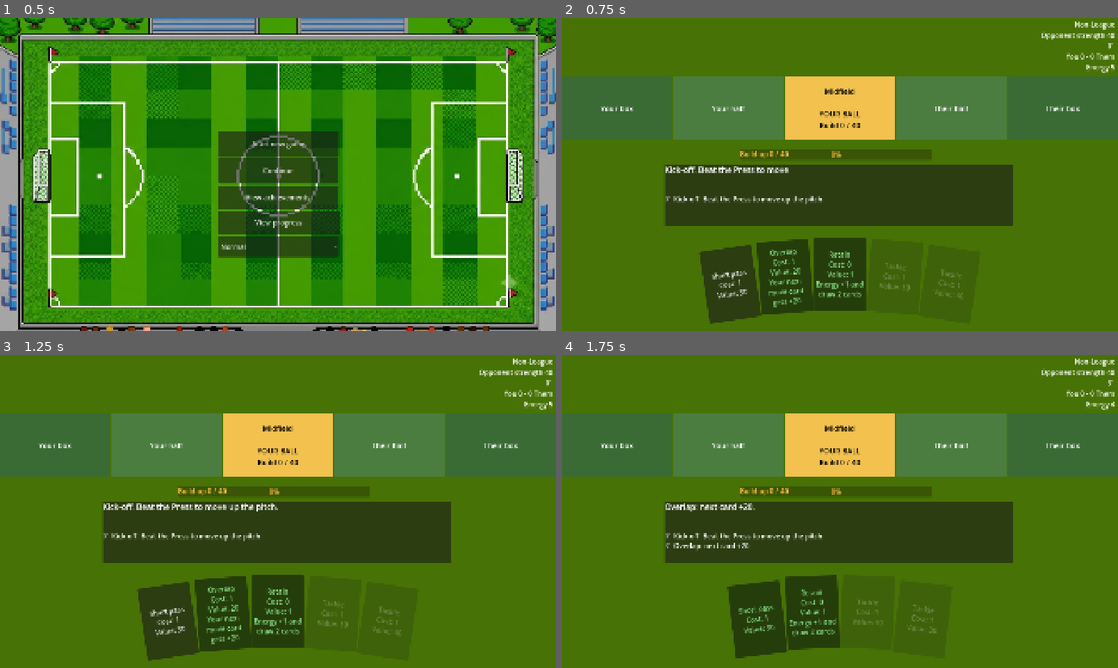
Above: before the commit, frames 1-4 (two rows, left to right).
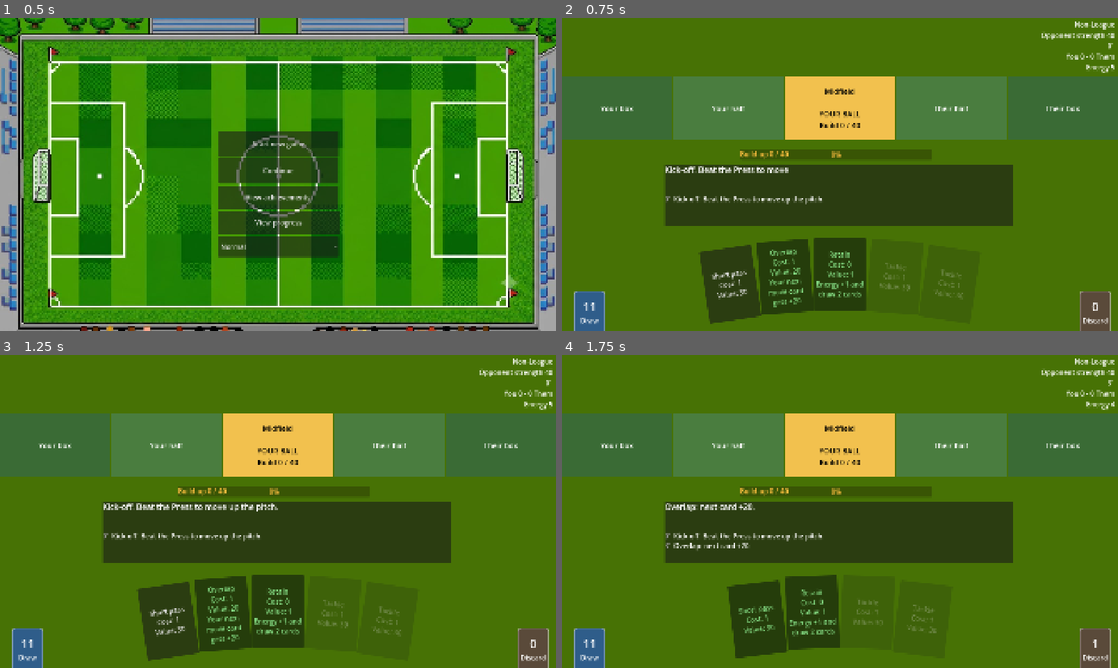
Above: after the commit, the same moments.

Repository: pauleverton/card-collection-test
Game: Godot game, scene res://Scenes/main_menu.tscn
Two runs of this game, one before a commit and one after it. Both use one fixed random seed, a clock stepped at 60 frames per second and the inputs below.
Inputs:
- Up to frame 1 (0.5 s): no input
- Up to frame 2 (0.75 s): click "Start new game" at 0.5 s
- Up to frame 3 (1.25 s): no input
- Up to frame 4 (1.75 s): click "Overlap Cost: 1 Value: 20 You…" at 1.25 s

Frame 1 is identical in both runs. In frame 2, 1.4% of the frame differs, in the area x 2-99%, y 87-100%; in frame 3, 1.4%; in frame 4, 1.4%.

Commit message:
adding draw/discard pile

Diff:
--- a/Scripts/match_screen.gd
+++ b/Scripts/match_screen.gd
@@ -18,7 +18,9 @@
 
 var pitch := MatchRules.new()
 var busy := false
-
+const PILE_MARGIN := 40       ## gap between the piles and the screen corners
+var draw_view := PileView.new()
+var discard_view := PileView.new()
 
 ## Filled in at full time by LeagueState, and read by Continue to decide where to go next.
 var league_result := {}
@@ -39,6 +41,7 @@
 		ui.setup(p)
 		ui.disabled = true          ## display only during a match
 		squad_bar.add_child(ui)
+	_add_piles()
 	refresh_all()
 
 # ---------- Player actions ----------
@@ -179,9 +182,27 @@
 		get_tree().change_scene_to_file("res://Scenes/shop_screen.tscn")
 
 # ---------- Screen ----------
+## The draw pile (bottom-left) and discard pile (bottom-right), made in code.
+func _add_piles() -> void:
+	draw_view.setup("Draw", Color("2f5d8a"))
+	discard_view.setup("Discard", Color("5a4a3a"))
+	for pile in [draw_view, discard_view]:
+		add_child(pile)
+		move_child(pile, hand.get_index())   ## behind the hand and the full-time panel
+	draw_view.set_anchors_and_offsets_preset(Control.PRESET_BOTTOM_LEFT, Control.PRESET_MODE_MINSIZE, PILE_MARGIN)
+	discard_view.set_anchors_and_offsets_preset(Control.PRESET_BOTTOM_RIGHT, Control.PRESET_MODE_MINSIZE, PILE_MARGIN)
+
+func _update_piles() -> void:
+	draw_view.set_count(DeckState.draw_pile.size())
+	discard_view.set_count(DeckState.discard_pile.size())
+	if DeckState.take_reshuffled():
+		discard_view.pulse()
+		draw_view.pulse()
+
 
 func refresh_all() -> void:
 	hand.refresh()
+	_update_piles()
 	pitch_strip.show_state(pitch)
 	info_label.text = "%s\nOpponent strength %d\n%d' \nYou %d - %d Them\nEnergy %d" % [
 			LeagueState.current_tournament_name(), pitch.strength,
--- /dev/null
+++ b/Scripts/pile_view.gd
@@ -0,0 +1,41 @@
+class_name PileView
+extends PanelContainer
+## A small face-down pile with a count on it (the draw pile or the discard pile). Display only.
+
+const PILE_SIZE := Vector2(110, 150)
+
+var count_label := Label.new()
+var title_label := Label.new()
+
+func setup(title: String, colour: Color) -> void:
+	custom_minimum_size = PILE_SIZE
+	mouse_filter = Control.MOUSE_FILTER_IGNORE
+	var style := StyleBoxFlat.new()
+	style.bg_color = colour
+	style.set_corner_radius_all(10)
+	style.set_border_width_all(3)
+	style.border_color = Color(1, 1, 1, 0.6)
+	add_theme_stylebox_override("panel", style)
+	var box := VBoxContainer.new()
+	box.alignment = BoxContainer.ALIGNMENT_CENTER
+	add_child(box)
+	count_label.horizontal_alignment = HORIZONTAL_ALIGNMENT_CENTER
+	count_label.add_theme_font_size_override("font_size", 40)
+	title_label.horizontal_alignment = HORIZONTAL_ALIGNMENT_CENTER
+	title_label.text = title
+	box.add_child(count_label)
+	box.add_child(title_label)
+
+func set_count(n: int) -> void:
+	count_label.text = str(n)
+
+## The middle of the pile on screen: where cards fly from and to.
+func centre() -> Vector2:
+	return global_position + size / 2.0
+
+## A quick bump, used when the discard pile is shuffled back into the draw pile.
+func pulse() -> void:
+	pivot_offset = size / 2.0
+	var tw := create_tween()
+	tw.tween_property(self, "scale", Vector2.ONE * 1.2, SettingsState.t(0.12))
+	tw.tween_property(self, "scale", Vector2.ONE, SettingsState.t(0.12))
Not shown, added: Scripts/pile_view.gd.uid
